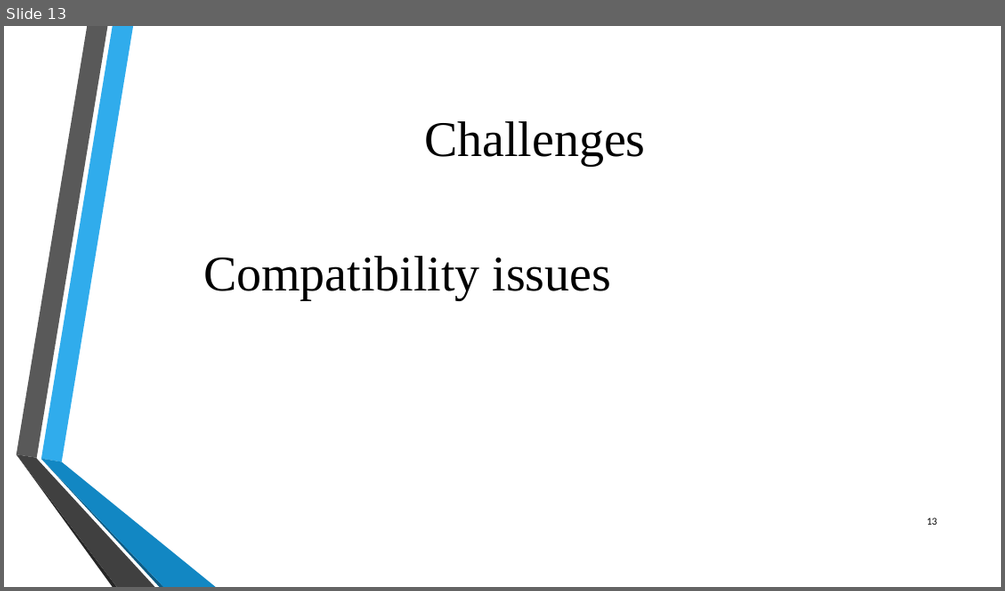
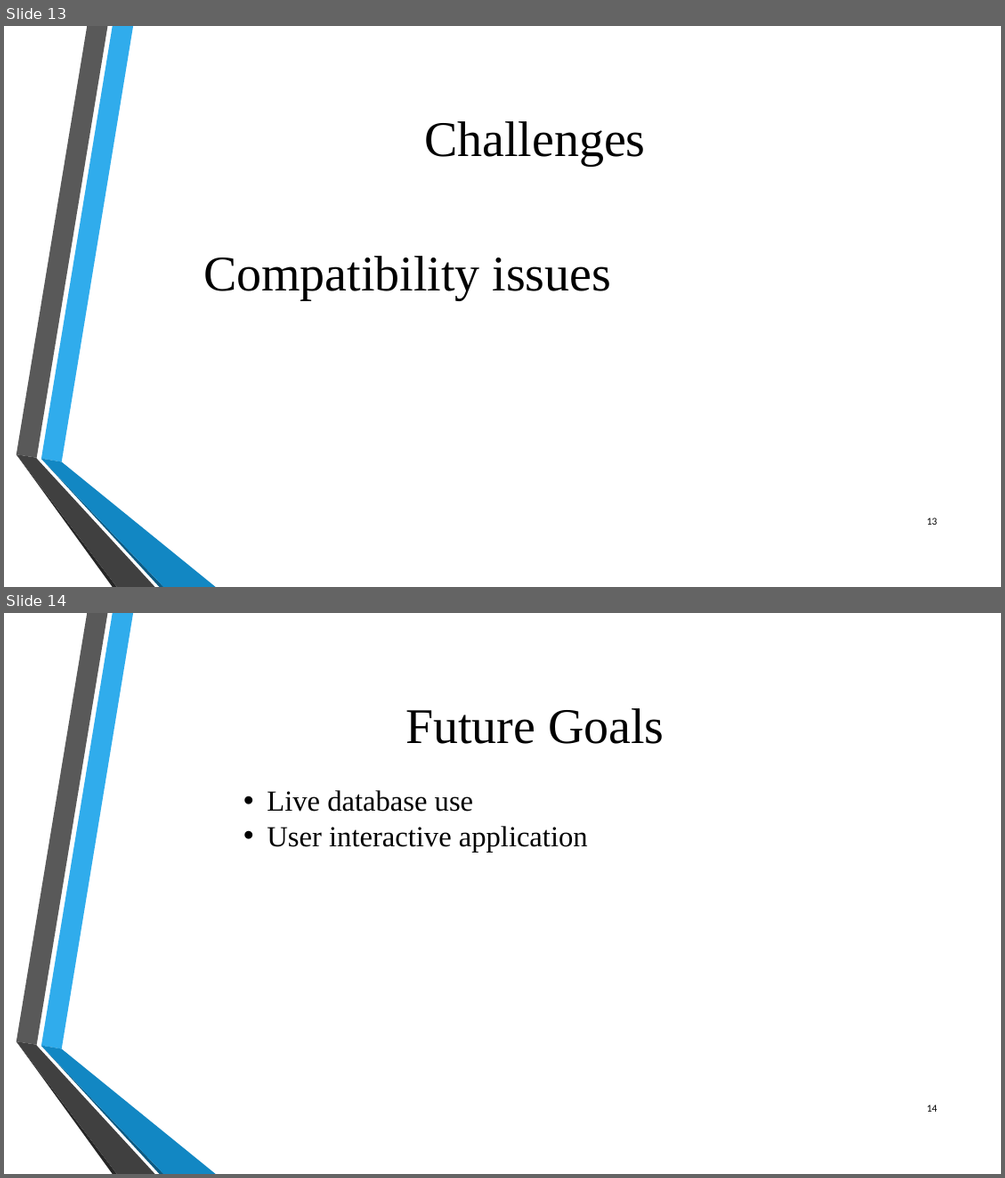
Before and after one commit to Priyaa84/DSE6300_Project, a slide deck: DSE 6300- Project Presentation.pptx. Shown one above the other, each under a label of ours: slide 13 before the commit, slides 13 and 14 after it. The pictures are 1005x591 and 1005x1178 pixels, drawn with LibreOffice and Linux fonts; fonts in the diff are those of the drawing; background and template pictures are left out. Boxes give left, top, right and bottom in pixels: in the first picture for what was removed or moved away, otherwise in the second. Text is boxed around its words. In the diff, an @@ line names an element or a change of style, - is before the commit and + after.

Commit message:
included future goals slide

```diff
--- a/DSE 6300- Project Presentation.pptx
+++ b/DSE 6300- Project Presentation.pptx
@@ slide 14 added at <box>4,613,1001,1174</box>, background picture (left out); not listed: 6 template elements that a slide beside it also shows @@
@@ title added at <box>405,708,664,744</box>, 48 pt, text #000000 @@
+Future Goals
@@ text added at <box>267,790,588,852</box>, 28 pt, text #000000 @@
+• Live database use
+• User interactive application
@@ page number added at <box>927,1104,938,1111</box>, 10 pt, text #000000 @@
+14
```
Also in this commit, not shown: 1 slide changed.
